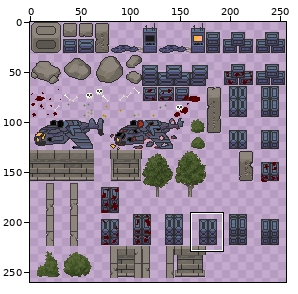
Sprite sheet: assets/Tiles/tilemap_objects.png. The picture above shows the old version from afar; the outline marks the close-up.
Close-up. First the earlier version:
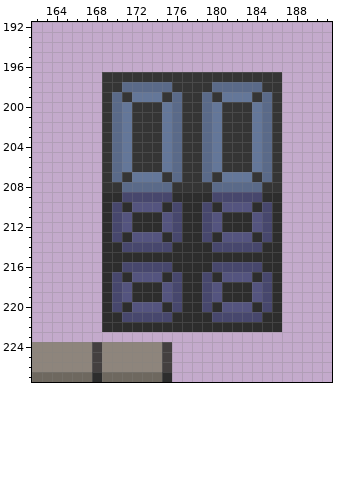
The file is 256x360 pixels. Pixels under 10% opacity are left out. Colours within 5 levels of each other are drawn and written as one. Shown: x 162..191, y 192..227. The wide view leaves out empty margins. The commit also changed other parts of the picture, which this record leaves out.
New version:
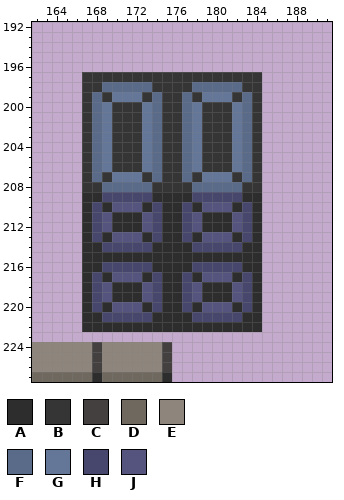
Palette (. is transparent): A #2d2d2d  B #353535  C #444040  D #6e685f  E #8e857c  F #5a6a89  G #647799  H #47476d  J #54547f
Edits made:
Changed rows in their new state; - is an unchanged pixel.
first column x 167:
197 BB----------------..
198 BBFF---BB--FF---BB..
199 BF-GG-BF-BF-GG-BF-..
200 BFGBB-GFBBFGBB-GFB..
201 BFGBB-GFBBFGBB-GFB..
202 BFGBB-GFBBFGBB-GFB..
203 BFGBB-GFBBFGBB-GFB..
204 BFGBB-GFBBFGBB-GFB..
205 BFGBB-GFBBFGBB-GFB..
206 BFGBB-GFBBFGBB-GFB..
207 BF-GG-BF-BF-GG-BF-..
208 BBFF---BB--FF---BB..
209 AAHH---AA--HH---AA..
210 AH-JJ-AH-AH-JJ-AH-..
211 AHJAA-JHAAHJAA-JHA..
212 AHJAA-JHAAHJAA-JHA..
213 AH-JJ-AH-AH-JJ-AH-..
214 AAHH---AA--HH---AA..
215 AA----------------..
216 AAHH---AA--HH---AA..
217 AH-JJ-AH-AH-JJ-AH-..
218 AHJAA-JHAAHJAA-JHA..
219 AHJAA-JHAAHJAA-JHA..
220 AH-JJ-AH-AH-JJ-AH-..
221 AAHH---AA--HH---AA..
222 AA----------------..
